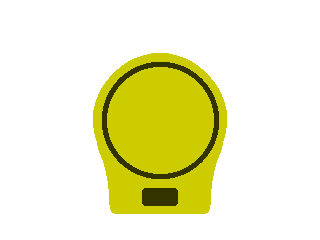
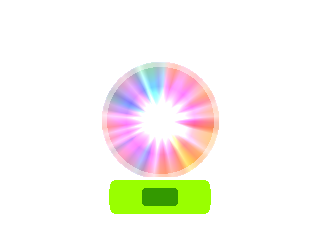
Before/after of a 320 × 240 layered artwork. What changed in the layer stack:
painted on "volume_bg.png" over [93, 53, 227, 214]
